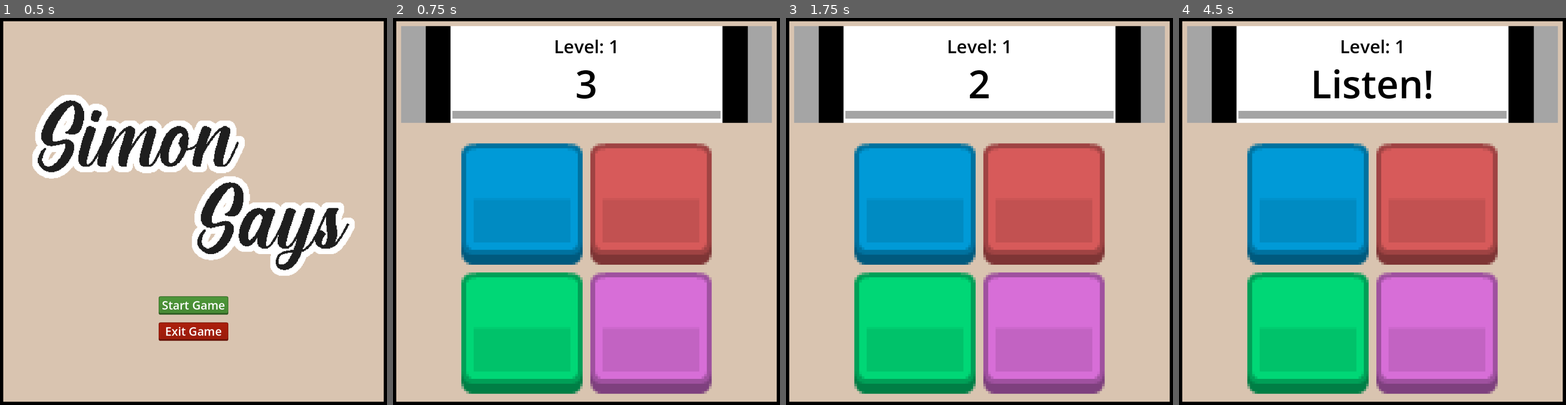
Above: before the commit, frames 1-4 (left to right).
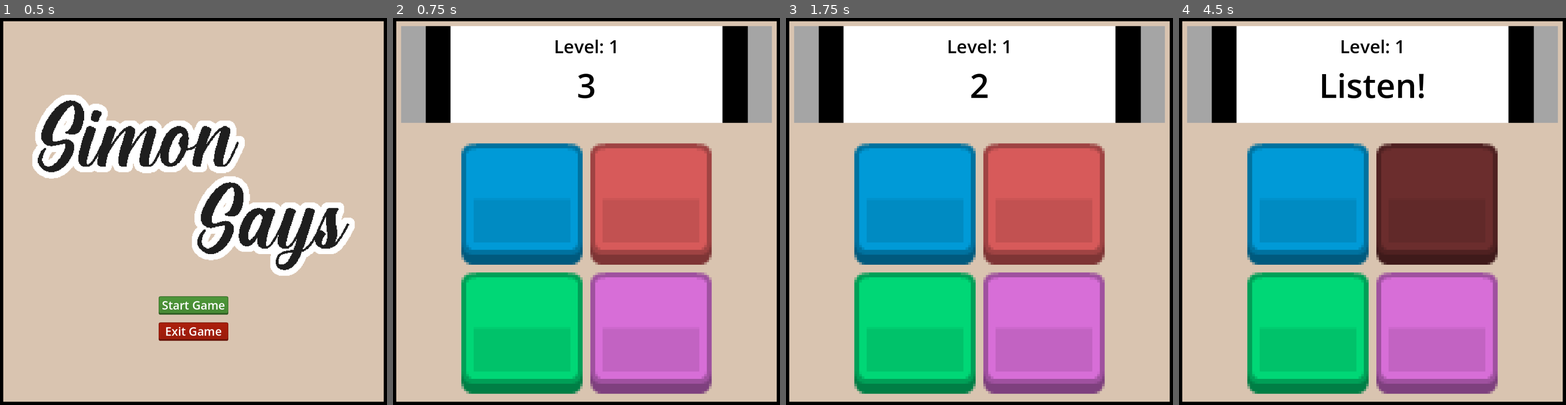
Above: after the commit, the same moments.

Repository: rjhampo/godot-simonsays
Game: Godot game, scene res://scenes/start_menu.tscn
Same seed, same stepped clock (60 frames per second), same inputs: the game is played once before the commit and once after it.
Inputs:
- Up to frame 1 (0.5 s): no input
- Up to frame 2 (0.75 s): click "Start Game" at 0.5 s
- Up to frame 3 (1.75 s): tap Enter at 1.25 s
- Up to frame 4 (4.5 s): tap Space at 2, 4.25 s; tap Enter at 3.5 s

Frame 1 is identical in both runs. In frame 2, 1.5% of the frame differs, in the area x 15-85%, y 13-26%; in frame 3, 1.5%; in frame 4, 12%, in the area x 15-85%, y 13-64%.

Commit message:
Added game over condition
Through round timer and life bar; Also added looping back to start screen

Diff:
--- a/project.godot
+++ b/project.godot
@@ -19,7 +19,7 @@
 
 window/size/viewport_width=1200
 window/size/viewport_height=1200
-window/size/resizable=false
+window/stretch/mode="viewport"
 window/handheld/orientation=1
 
 [rendering]
--- a/scenes/game.tscn
+++ b/scenes/game.tscn
@@ -1,9 +1,10 @@
-[gd_scene load_steps=9 format=3 uid="uid://3prfkea3qphe"]
+[gd_scene load_steps=10 format=3 uid="uid://3prfkea3qphe"]
 
 [ext_resource type="Script" path="res://scripts/game.gd" id="1_ekvhp"]
 [ext_resource type="PackedScene" uid="uid://vo27qylqu8cx" path="res://scenes/button.tscn" id="1_o4t7r"]
 [ext_resource type="Texture2D" uid="uid://djrewabpap0bm" path="res://sprites/score_frame.png" id="1_wpxgr"]
 [ext_resource type="AudioStream" uid="uid://c48pkrh1flxx2" path="res://sfx/button_sound.ogg" id="3_lf4cf"]
+[ext_resource type="Texture2D" uid="uid://cf3s1am055a00" path="res://sprites/heart.png" id="5_wg3g6"]
 
 [sub_resource type="StyleBoxFlat" id="StyleBoxFlat_ykpoa"]
 bg_color = Color(0.6, 0.6, 0.6, 0)
@@ -18,7 +19,7 @@
 font_color = Color(0, 0, 0, 1)
 
 [sub_resource type="LabelSettings" id="LabelSettings_eouq1"]
-font_size = 120
+font_size = 104
 font_color = Color(0, 0, 0, 1)
 
 [sub_resource type="Curve2D" id="Curve2D_4mcb6"]
@@ -35,6 +36,7 @@
 grow_horizontal = 2
 grow_vertical = 2
 script = ExtResource("1_ekvhp")
+start_scene_path = "res://scenes/start_menu.tscn"
 
 [node name="Border" type="Panel" parent="."]
 layout_mode = 0
@@ -43,15 +45,15 @@
 theme_override_styles/panel = SubResource("StyleBoxFlat_ykpoa")
 
 [node name="VBoxContainer3" type="VBoxContainer" parent="."]
-layout_mode = 1
-anchors_preset = 15
-anchor_right = 1.0
-anchor_bottom = 1.0
+layout_mode = 2
+offset_right = 1200.0
+offset_bottom = 1200.0
 grow_horizontal = 2
 grow_vertical = 2
 
 [node name="MarginContainer6" type="MarginContainer" parent="VBoxContainer3"]
 layout_mode = 2
+size_flags_vertical = 4
 theme_override_constants/margin_left = 25
 theme_override_constants/margin_top = 25
 theme_override_constants/margin_right = 25
@@ -161,9 +163,9 @@
 anchor_left = 0.5
 anchor_right = 0.5
 offset_left = -600.0
-offset_top = 120.0
+offset_top = 136.0
 offset_right = 600.0
-offset_bottom = 288.0
+offset_bottom = 304.0
 grow_horizontal = 2
 text = "3"
 label_settings = SubResource("LabelSettings_eouq1")
@@ -184,11 +186,43 @@
 offset_bottom = 312.0
 color = Color(0.644531, 0.644531, 0.644531, 1)
 
-[node name="BetweenRoundTimer" type="Timer" parent="."]
-wait_time = 4.0
+[node name="GameStartTimer" type="Timer" parent="."]
+wait_time = 3.0
 one_shot = true
 autostart = true
 
+[node name="DuringRoundTimer" type="Timer" parent="."]
+one_shot = true
+
+[node name="Heart1" type="TextureRect" parent="." groups=["lives"]]
+texture_filter = 1
+layout_mode = 0
+offset_left = 536.0
+offset_top = 120.0
+offset_right = 576.0
+offset_bottom = 160.0
+texture = ExtResource("5_wg3g6")
+
+[node name="Heart2" type="TextureRect" parent="." groups=["lives"]]
+texture_filter = 1
+layout_mode = 0
+offset_left = 576.0
+offset_top = 120.0
+offset_right = 616.0
+offset_bottom = 160.0
+texture = ExtResource("5_wg3g6")
+
+[node name="Heart3" type="TextureRect" parent="." groups=["lives"]]
+texture_filter = 1
+layout_mode = 0
+offset_left = 616.0
+offset_top = 120.0
+offset_right = 656.0
+offset_bottom = 160.0
+texture = ExtResource("5_wg3g6")
+
 [connection signal="end_round" from="." to="." method="_on_end_round"]
+[connection signal="no_life" from="." to="." method="_on_no_life"]
 [connection signal="start_round" from="." to="." method="_on_start_round"]
-[connection signal="timeout" from="BetweenRoundTimer" to="." method="_on_between_round_timer_timeout"]
+[connection signal="timeout" from="GameStartTimer" to="." method="_on_game_start_timer_timeout"]
+[connection signal="timeout" from="DuringRoundTimer" to="." method="_on_during_round_timer_timeout"]
--- a/scenes/start_menu.tscn
+++ b/scenes/start_menu.tscn
@@ -1,9 +1,8 @@
-[gd_scene load_steps=14 format=3 uid="uid://65fundpx2qi1"]
+[gd_scene load_steps=13 format=3 uid="uid://65fundpx2qi1"]
 
 [ext_resource type="Texture2D" uid="uid://dd4t65apvgmy5" path="res://sprites/title.png" id="1_eoh4x"]
 [ext_resource type="Script" path="res://scripts/start_menu.gd" id="1_ttmxk"]
 [ext_resource type="Texture2D" uid="uid://oohrm41dv4uc" path="res://sprites/ui_button.png" id="2_e4mx8"]
-[ext_resource type="PackedScene" uid="uid://3prfkea3qphe" path="res://scenes/game.tscn" id="2_iw332"]
 [ext_resource type="Texture2D" uid="uid://bg0xmac1xts5g" path="res://sprites/ui_button_pressed.png" id="3_7gs77"]
 [ext_resource type="AudioStream" uid="uid://dre5cen6fv2yh" path="res://sfx/ui_button_sound.ogg" id="4_ryfgo"]
 [ext_resource type="AudioStream" uid="uid://3jylcjy44wk6" path="res://music/startmenu.wav" id="6_p2g81"]
@@ -54,7 +53,7 @@
 grow_horizontal = 2
 grow_vertical = 2
 script = ExtResource("1_ttmxk")
-game_scene = ExtResource("2_iw332")
+game_scene_path = "res://scenes/game.tscn"
 
 [node name="Border" type="Panel" parent="."]
 layout_mode = 0
--- a/scripts/game.gd
+++ b/scripts/game.gd
@@ -2,6 +2,10 @@
 
 signal start_round
 signal end_round
+signal no_life
+
+@export_file var start_scene_path
+var start_scene
 
 var DARKENING_CONST : float = 0.5
 var SEQ_DELAY : float = 0.4
@@ -9,15 +13,20 @@
 var LISTEN_DELAY : float = 0.75
 var START_MSG : String = 'Listen!'
 var CORRECT_MSG : String = 'Nice!'
-var WRONG_MSG : String = 'Wrong!'
+var WRONG_MSG : String = 'Try again...'
+var GAME_OVER : String = 'Game Over'
 
 var is_start : bool = false
 var status_msg : String = ''
 var current_num_buttons  : int
 var current_buttons : Array
+var lives_group : Array
 var game_level : int = 2
 var current_button_sequence : Array[int] = []
 var round_cursor : int = 0
+var time_difficulty : float = 20.0
+var life : int = 3
+var internal_timer : Variant
 
 
 
@@ -27,32 +36,32 @@
 		button_sequence.append(randi_range(0, num_buttons - 1))
 	return button_sequence
 
-func track_buttons():
+func ready_sprites():
 	current_buttons = get_tree().get_nodes_in_group('game_buttons')
 	current_num_buttons = len(current_buttons)
 	for i in range(current_num_buttons):
 		current_buttons[i].return_pressed.connect(_on_return_pressed)
 		current_buttons[i].id = i
+	lives_group = get_tree().get_nodes_in_group('lives')
 
 
 
 func _ready():
-	track_buttons()
+	start_scene = load(start_scene_path)
+	ready_sprites()
 	get_tree().call_group('game_buttons', 'disable_buttons')
 
 func _process(_delta):
 	if not is_start:
-		if $BetweenRoundTimer.time_left < 1:
-			$StatusLabel.text = START_MSG
-		else:
-			$StatusLabel.text = str(int($BetweenRoundTimer.time_left))
+		$StatusLabel.text = str(int($GameStartTimer.time_left + 1))
 	else:
 		$StatusLabel.text = status_msg
 	$ScoreLabel.text = 'Level: ' + str(game_level - 1)
+	$TimerBar.set_scale(Vector2($DuringRoundTimer.time_left / time_difficulty, 1))
 
 
 
-func _on_between_round_timer_timeout():
+func _on_game_start_timer_timeout():
 	is_start = true
 	start_round.emit()
 
@@ -69,27 +78,45 @@
 		await get_tree().create_timer(SEQ_DELAY).timeout
 	get_tree().call_group('game_buttons', 'enable_buttons')
 	status_msg = ''
+	$DuringRoundTimer.start(time_difficulty)
+
 
 func _on_return_pressed(id : int):
 	if current_button_sequence[round_cursor] == id:
 		round_cursor += 1
 		if round_cursor > (game_level - 1):
 			end_round.emit(true)
-			print('Right!')
 	else:
 		end_round.emit(false)
-		print('Wrong!')
 
 
 func _on_end_round(win : bool):
+	$DuringRoundTimer.set_paused(true)
 	get_tree().call_group('game_buttons', 'disable_buttons')
 	if win:
 		status_msg = CORRECT_MSG
 		game_level += 1
 	else:
-		status_msg = WRONG_MSG
+		life -= 1
+		lives_group[life].queue_free()
+		if not life:
+			status_msg = GAME_OVER
+			no_life.emit()
+		else:
+			status_msg = WRONG_MSG
 	await get_tree().create_timer(ROUND_DELAY).timeout
+	$DuringRoundTimer.set_paused(false)
+	$DuringRoundTimer.stop()
 	status_msg = ''
 	round_cursor = 0
 	await get_tree().create_timer(ROUND_DELAY).timeout
 	start_round.emit()
+
+
+func _on_during_round_timer_timeout():
+	end_round.emit(false)
+
+
+func _on_no_life():
+	await get_tree().create_timer(ROUND_DELAY).timeout
+	get_tree().change_scene_to_packed(start_scene)
--- a/scripts/start_menu.gd
+++ b/scripts/start_menu.gd
@@ -1,12 +1,13 @@
 extends Control
-@export var game_scene : PackedScene
-
-# Called when the node enters the scene tree for the first time.
-func _ready():
-	pass # Replace with function body.
+@export_file var game_scene_path
+var game_scene
 
 
-# Called every frame. 'delta' is the elapsed time since the previous frame.
+func _ready():
+	game_scene = load(game_scene_path)
+	pass
+
+
 func _process(_delta):
 	pass
 
